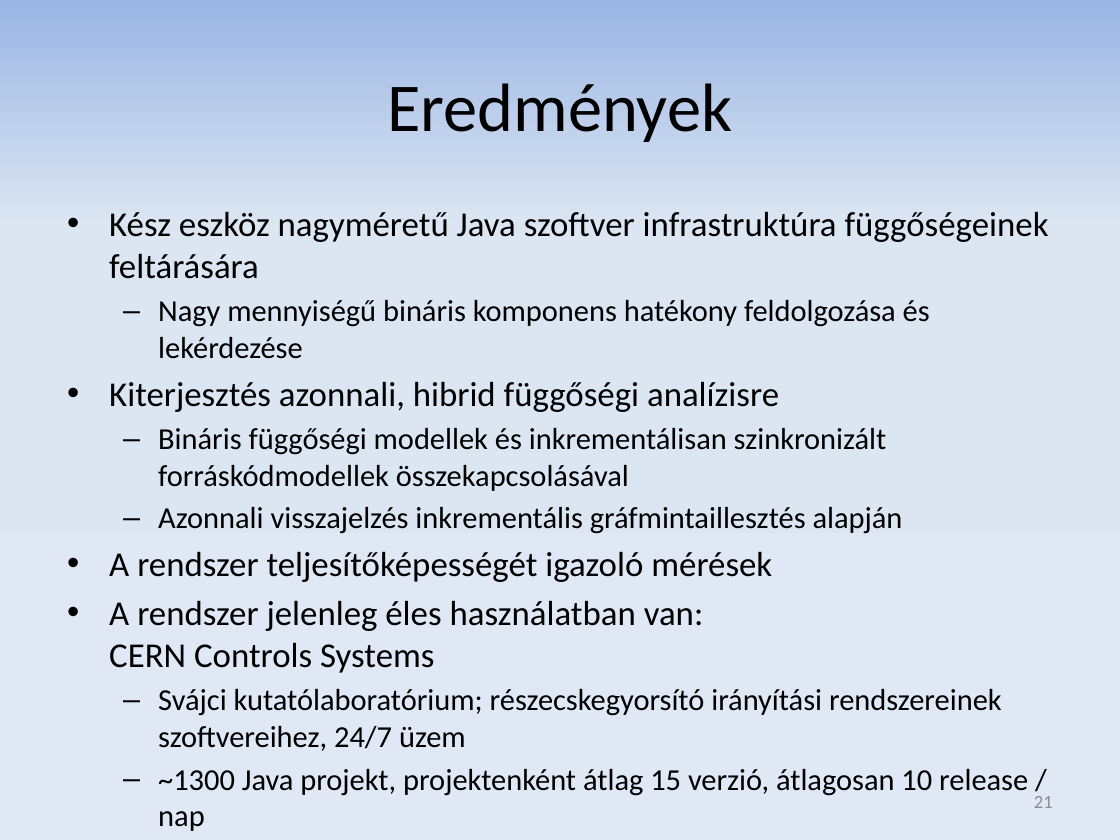
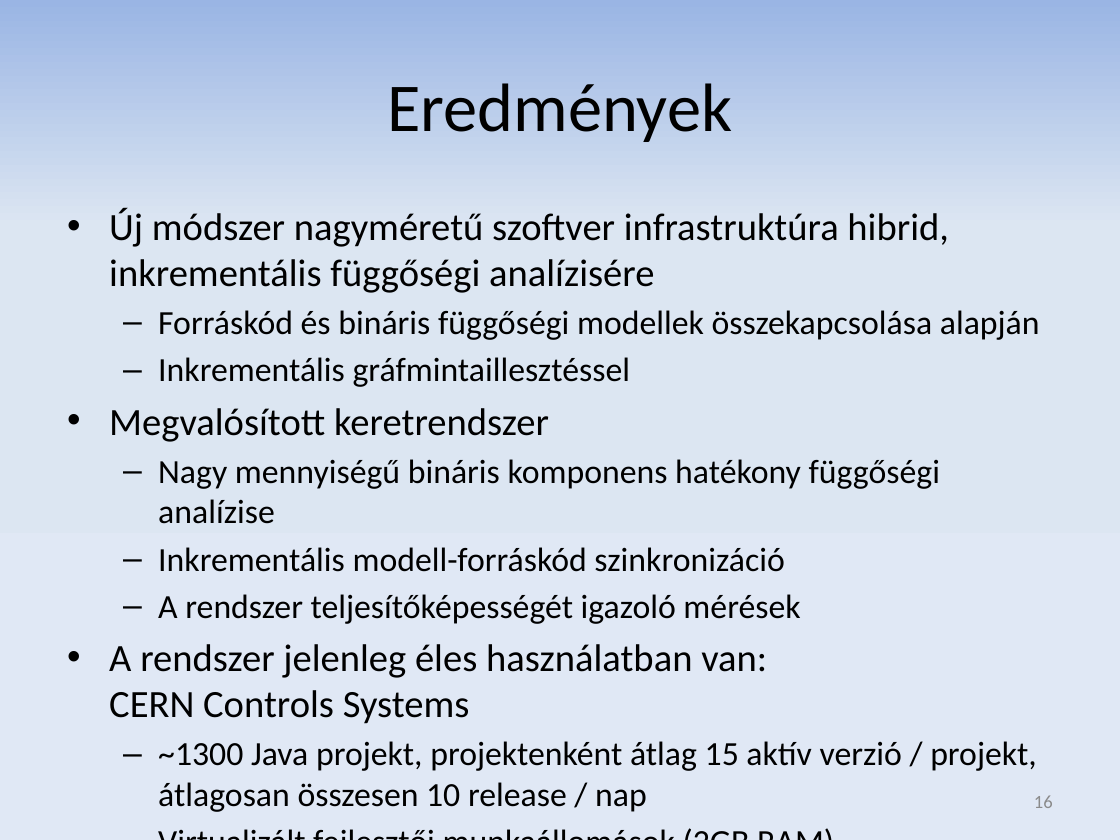
Before and after one commit to donat/incquery-deps, a slide deck: slide 16 of incquery-deps-documentation/presentation/tdk_pres_hu_v3.pptx (slide 21 before the commit). Drawn at 1120x840 pixels with LibreOffice and Linux fonts; fonts in the diff are those of the drawing. Boxes give left, top, right and bottom in pixels: in the first picture for what was removed or moved away, otherwise in the second. Text is boxed around its words. In the diff, an @@ line names an element or a change of style, - is before the commit and + after.

```diff
--- a/incquery-deps-documentation/presentation/tdk_pres_hu_v3.pptx
+++ b/incquery-deps-documentation/presentation/tdk_pres_hu_v3.pptx
@@ text at bbox=[109, 207, 1040, 572]: text changed; size 19.6 to 21.7 pt @@
-• Kész eszköz nagyméretű Java szoftver infrastruktúra függőségeinek feltárására
-  – Nagy mennyiségű bináris komponens hatékony feldolgozása és lekérdezése
-• Kiterjesztés azonnali, hibrid függőségi analízisre
-  – Bináris függőségi modellek és inkrementálisan szinkronizált forráskódmodellek összekapcsolásával
-  – Azonnali visszajelzés inkrementális gráfmintaillesztés alapján
+• Új módszer nagyméretű szoftver infrastruktúra hibrid, inkrementális függőségi analízisére
+  – Forráskód és bináris függőségi modellek összekapcsolása alapján
+  – Inkrementális gráfmintaillesztéssel
+• Megvalósított keretrendszer
+  – Nagy mennyiségű bináris komponens hatékony függőségi analízise
+  – Inkrementális modell-forráskód szinkronizáció
@@ text at bbox=[109, 594, 800, 724]: size 22.4 to 21.7 pt in "A rendszer teljesítőképességét igazoló mérések"; size 22.4 to 24.8 pt in "A rendszer jelenleg éles használatban van: CERN ..."; size 19.6 to 21.7 pt in "Virtualizált fejlesztői munkaállomások (2GB RAM)"; bullet • to –; list level 1 to 2 in "A rendszer teljesítőképességét igazoló mérések" @@
@@ text at bbox=[158, 741, 1037, 812]: text changed; size 19.6 to 21.7 pt @@
-  – Svájci kutatólaboratórium; részecskegyorsító irányítási rendszereinek szoftvereihez, 24/7 üzem
-  – ~1300 Java projekt, projektenként átlag 15 verzió, átlagosan 10 release / nap
+  – ~1300 Java projekt, projektenként átlag 15 aktív verzió / projekt, átlagosan összesen 10 release / nap
@@ page number at bbox=[1034, 795, 1053, 808]: text changed @@
-21
+16
```
Also in this commit, not shown: 12 other slides changed, 2 slides added, 7 slides removed.
